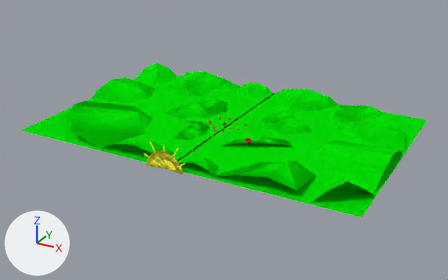
The Blender file resources/environments/ENVI_Cartoon_World.blend: old version first, new version second.
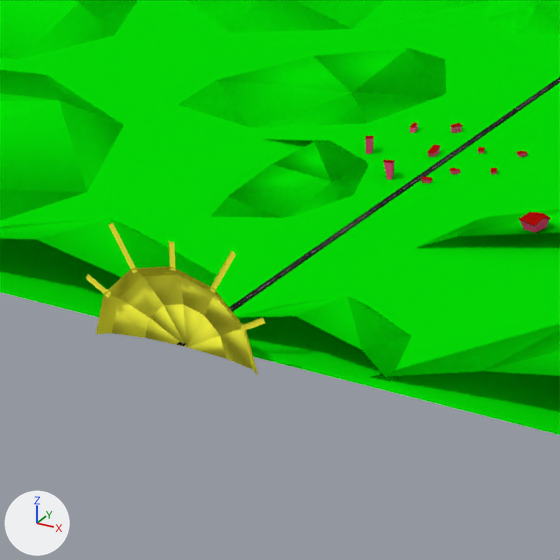
Each version appears first whole from a camera (50 mm lens) standing at (391.0, -719.0, 337.0) and looking at (2.0, -12.0, -16.0), and next in a close-up on the part from 28% to 57% of the width and 32% to 78% of the height. Every picture has the same lights, and +X, +Y and +Z are marked at lower left.

In view in the first close-up: 'ENVI_cartoon_world'.
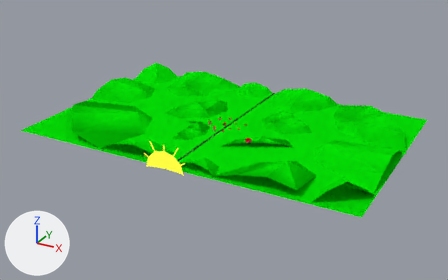
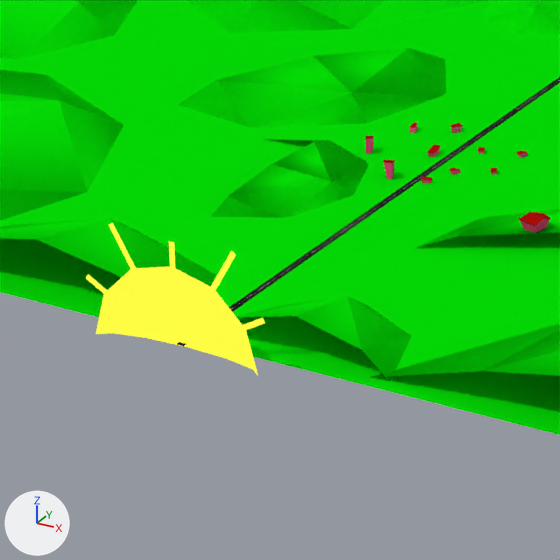
Diff of the bpy script that builds the scene:
```diff
--- a/resources/environments/ENVI_Cartoon_World.blend.py
+++ b/resources/environments/ENVI_Cartoon_World.blend.py
@@ mat_sun @@
 n0 = _N.new('ShaderNodeOutputMaterial'); n0.name = 'Material Output'
-n1 = _N.new('ShaderNodeBsdfPrincipled'); n1.name = 'Principled BSDF'
-n1.distribution = 'GGX'
-n1.subsurface_method = 'BURLEY'
-n1.inputs[2].default_value = 0.881  # 'Roughness'
-n1.inputs[13].default_value = 0.0  # 'Specular IOR Level'
+n3 = _N.new('ShaderNodeBackground'); n3.name = 'Background'
 n2 = _N.new('ShaderNodeTexImage'); n2.name = 'Image Texture'
 n2.image = img_texcartoonlandsun_png
-_L.new(n1.outputs[0], n0.inputs[0])  # 'BSDF' to 'Surface'
-_L.new(n2.outputs[0], n1.inputs[0])  # 'Color' to 'Base Color'
+_L.new(n3.outputs[0], n0.inputs[0])  # 'Background' to 'Surface'
+_L.new(n2.outputs[0], n3.inputs[0])  # 'Color' to 'Color'
```

Changed parts and their boxes (x1, y1, x2, y2) in the close-ups (560 x 560 px):
'ENVI_cartoon_world', recoloured
    both: (83, 220, 379, 375)
